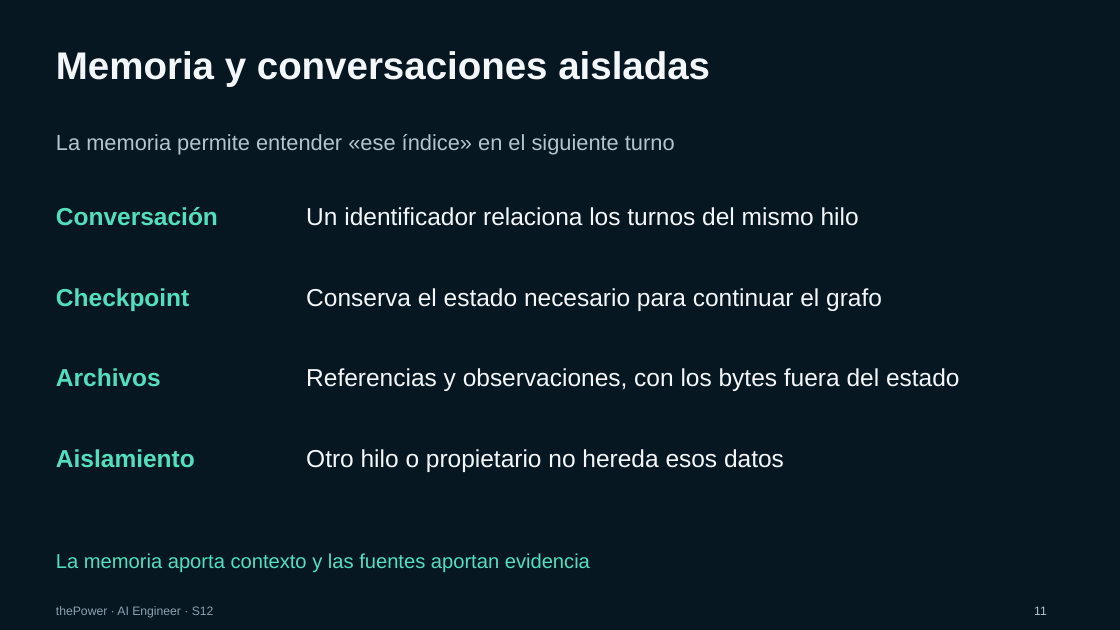
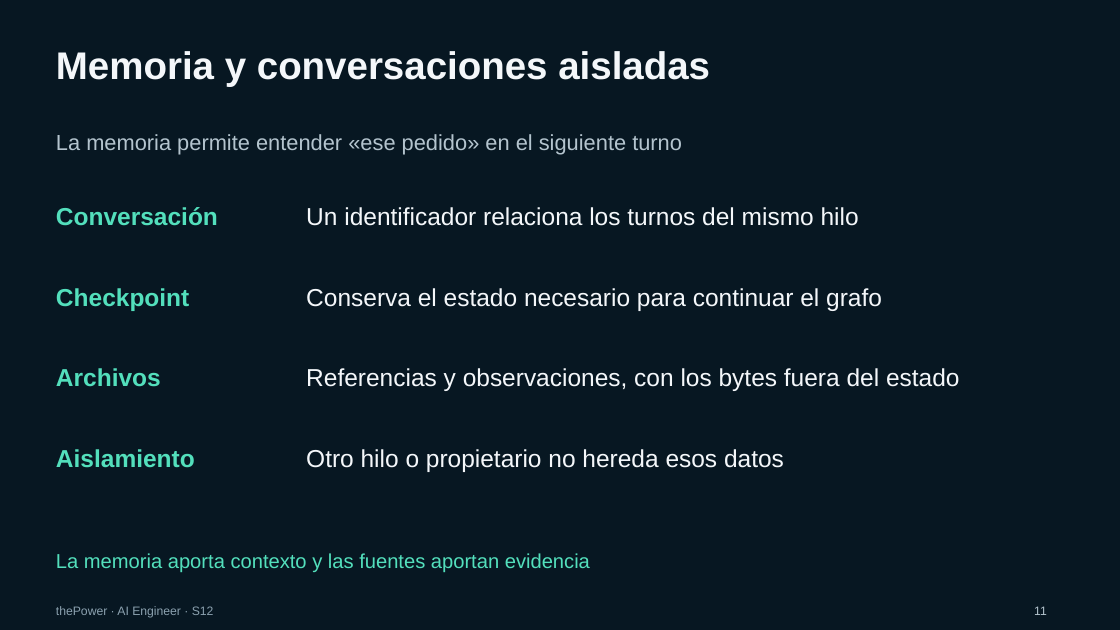
Before and after one commit to JoseAntonioNuevo/thepower-rag, a slide deck: slide 11 of material/S12/S12-deep-research-multimodal.pptx. Drawn at 1120x630 pixels with LibreOffice and Linux fonts; fonts in the diff are those of the drawing; background and template pictures are left out. Boxes give left, top, right and bottom in pixels: in the first picture for what was removed or moved away, otherwise in the second. Text is boxed around its words. In the diff, an @@ line names an element or a change of style, - is before the commit and + after.

```diff
--- a/material/S12/S12-deep-research-multimodal.pptx
+++ b/material/S12/S12-deep-research-multimodal.pptx
@@ text at (56,134,682,155): text changed @@
-La memoria permite entender «ese índice» en el siguiente turno
+La memoria permite entender «ese pedido» en el siguiente turno
```
Also in this commit, not shown: 6 other slides changed, 12 other files.
